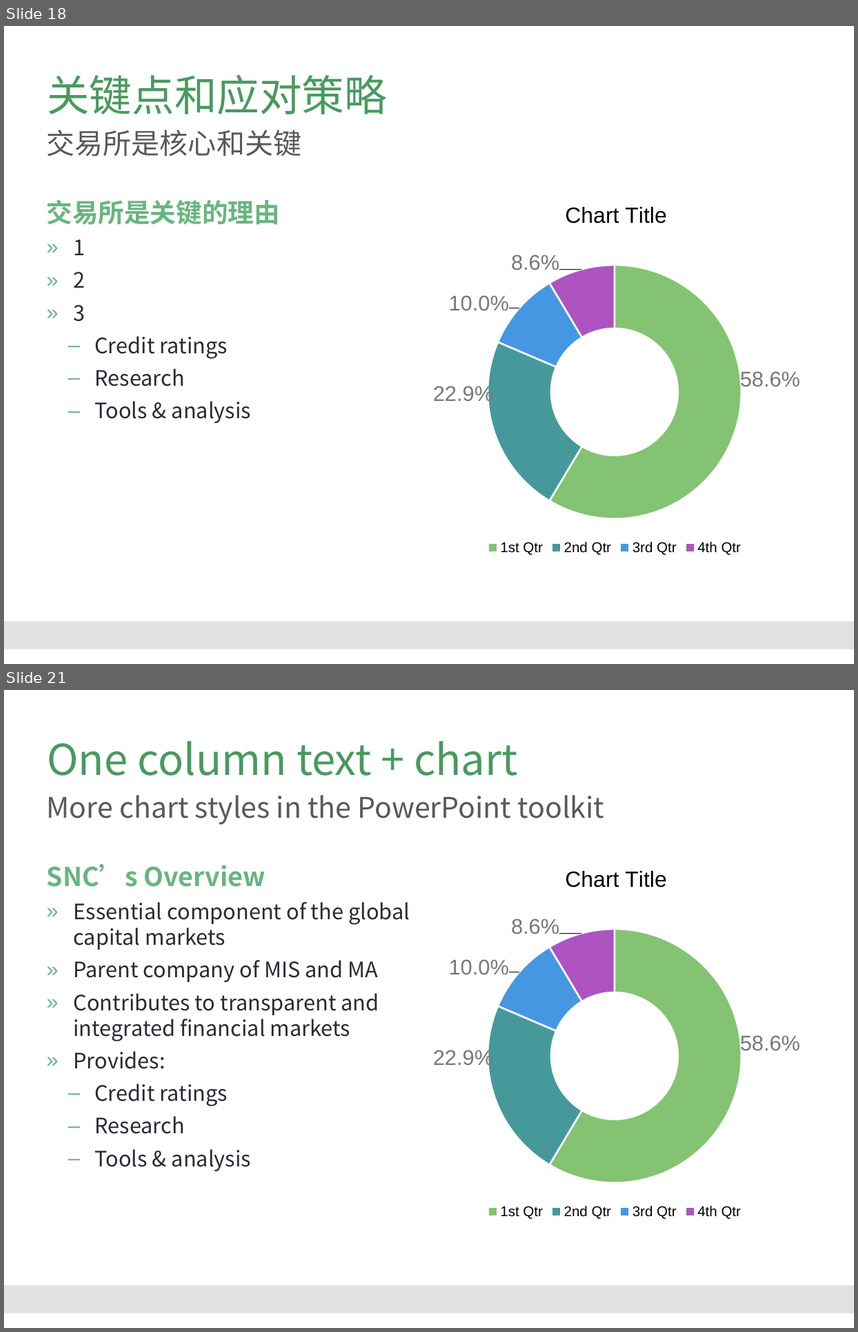
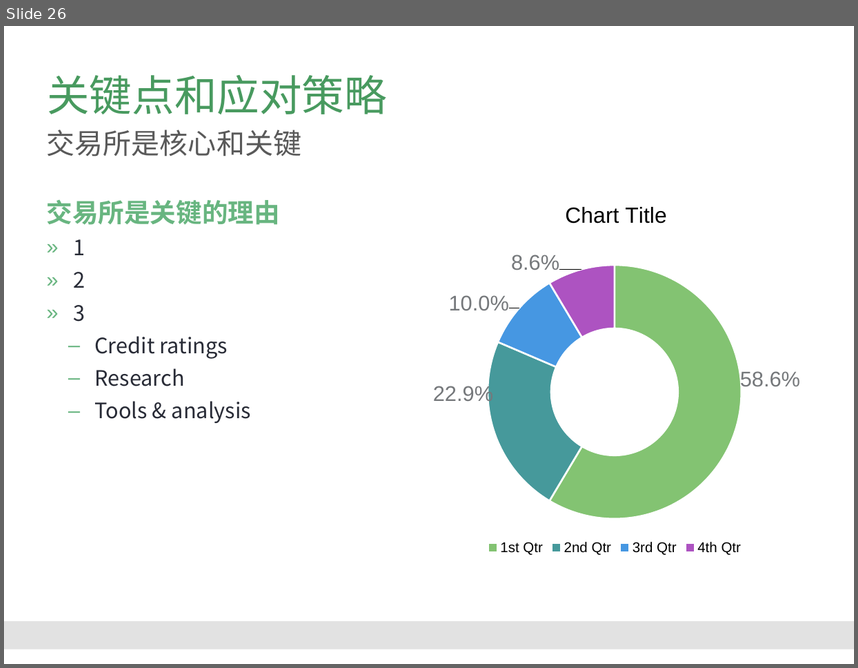
Before and after one commit to Catfeeds/DOC, a slide deck: A阿曼/proposal for Oman.pptx. Shown one above the other, each under a label of ours: slides 18 and 21 before the commit, slide 26 after it; the slides between them are not shown. The pictures are 858x1332 and 858x668 pixels, drawn with LibreOffice and Linux fonts; fonts in the diff are those of the drawing; background and template pictures are left out. Boxes give left, top, right and bottom in pixels: in the first picture for what was removed or moved away, otherwise in the second. Text is boxed around its words. In the diff, an @@ line names an element or a change of style, - is before the commit and + after.

```diff
--- a/A阿曼/proposal for Oman.pptx
+++ b/A阿曼/proposal for Oman.pptx
@@ slide 21 removed at [4,690,854,1328], background #FFFFFF; not listed: 1 template element that a slide beside it also shows @@
@@ title removed at [47,741,518,776] @@
-One column text + chart
@@ text removed at [47,795,605,825] @@
-More chart styles in the PowerPoint toolkit
@@ text removed at [47,864,410,1171] @@
-SNC’s Overview
-  » Essential component of the global capital markets
-  » Parent company of MIS and MA
-  » Contributes to transparent and integrated financial markets
-  » Provides:
-    – Credit ratings
-    – Research
-    – Tools & analysis
@@ doughnut chart removed at [404,860,826,1222] @@
-title "Chart Title"
-categories: 1st Qtr, 2nd Qtr, 3rd Qtr, 4th Qtr
-Series 1: 58.6, 22.9, 10, 8.6
@@ what was slide 18 is now slide 26 @@
```
Also in this commit, not shown: 5 slides changed, 8 slides added, 10 other slides removed, 2 other files.
